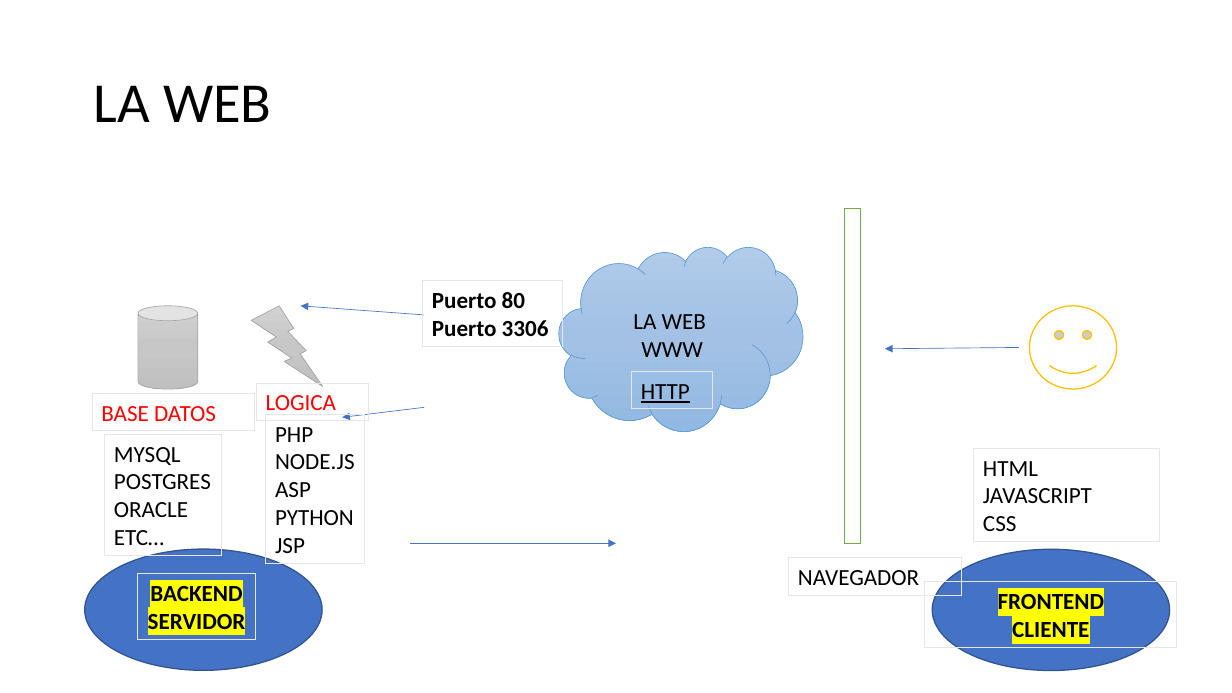
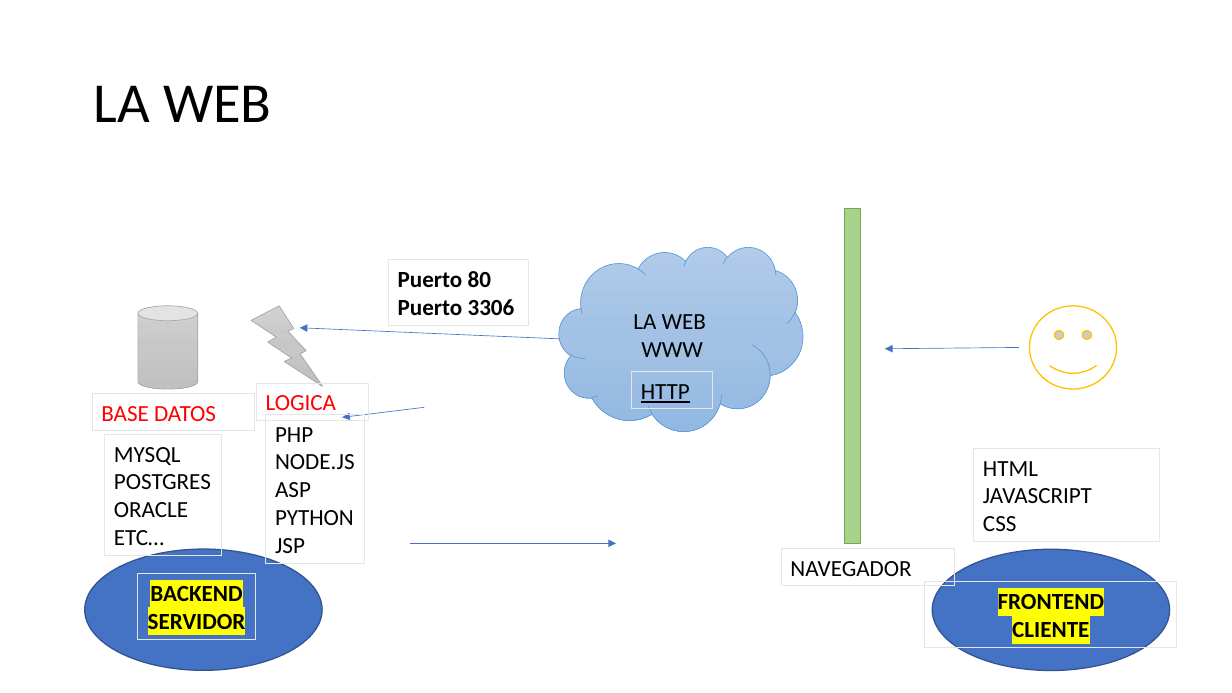
Before and after one commit to WalterArias/smphp, a slide deck: slide 3 of sesion1/teoria/Marco de Trabajo clase 1.pptx. Drawn at 1232x693 pixels with LibreOffice and Linux fonts; fonts in the diff are those of the drawing. Boxes give left, top, right and bottom in pixels: in the first picture for what was removed or moved away, otherwise in the second. Text is boxed around its words. In the diff, an @@ line names an element or a change of style, - is before the commit and + after.

```diff
--- a/sesion1/teoria/Marco de Trabajo clase 1.pptx
+++ b/sesion1/teoria/Marco de Trabajo clase 1.pptx
@@ rectangle at (x1=845, y1=209, x2=860, y2=543): fill #FFFFFF to #A9D18E @@
@@ rectangle "Puerto 80" moved from (x1=423, y1=281, x2=564, y2=347) to (x1=389, y1=260, x2=530, y2=325) @@
@@ arrow moved from (424, 315) - (300, 306) to (560, 339) - (299, 328) @@
@@ rectangle "NAVEGADOR" moved from (x1=789, y1=558, x2=962, y2=595) to (x1=782, y1=549, x2=955, y2=586) @@
```
Also in this commit, not shown: 1 other slide changed, 3 other files.
